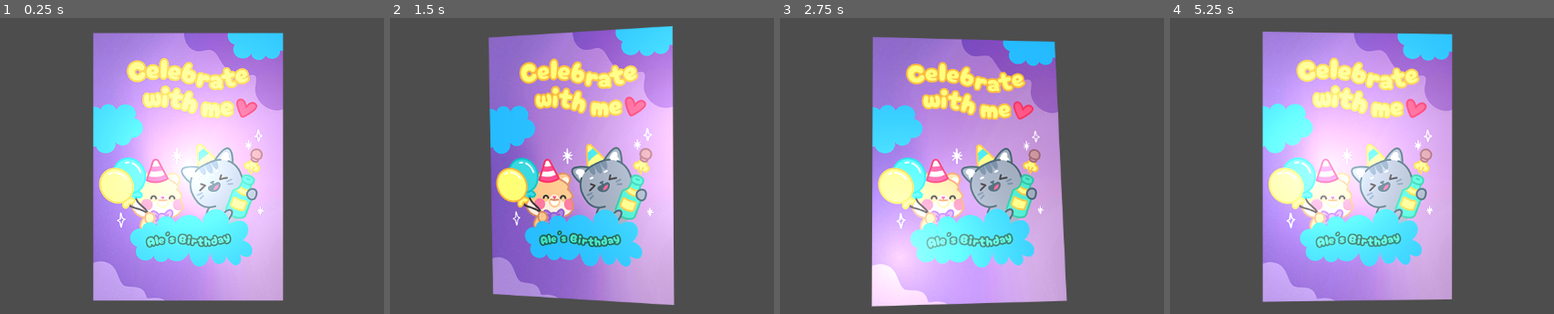
Above: before the commit, frames 1-4 (left to right).
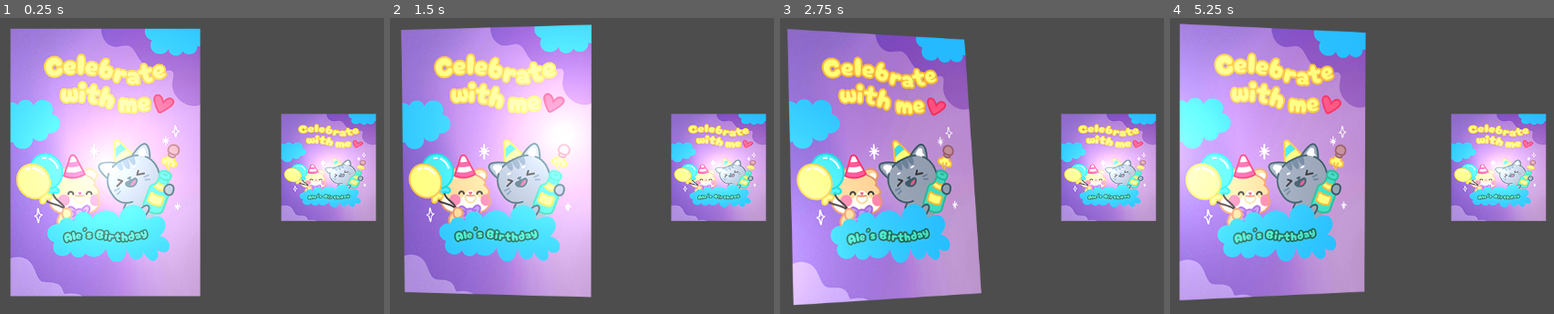
Above: after the commit, the same moments.

Repository: knowercoder/3D-Hover-Shader
Game: Godot game, scene res://Scenes/Hover3D.tscn
Same seed, same stepped clock (60 frames per second), same inputs: the game is played once before the commit and once after it.
Inputs (mouse positions are in pixels of both pictures, inside the frame that each line leads up to):
- Up to frame 1 (0.25 s): no input
- Up to frame 2 (1.5 s): tap Enter at 0.5 s; move the mouse to (735, 148) at 0.52 s; tap Space at 1.25 s; move the mouse to (428, 189) at 1.27 s
- Up to frame 3 (2.75 s): tap Enter at 2 s; move the mouse to (1037, 80) at 2.02 s
- Up to frame 4 (5.25 s): tap Space at 2.75, 4.25 s; move the mouse to (1315, 251) at 2.77 s; tap Enter at 3.5 s; move the mouse to (outside the picture) at 3.52 s; move the mouse to (outside the picture) at 4.27 s; move the mouse to (1388, 168) at 5.02 s

The runs differ from the first frame. In frame 1, 70% of the frame differs, in the area x 2-99%, y 3-96%; in frame 2, 72%, in the area x 2-99%, y 2-97%; in frame 3, 70%; in frame 4, 71%.

Commit message:
Updated shader and files

Diff:
--- a/Scenes/Hover3D.tscn
+++ b/Scenes/Hover3D.tscn
@@ -1,19 +1,32 @@
-[gd_scene load_steps=4 format=3 uid="uid://csg0n6d7u0rvf"]
+[gd_scene load_steps=6 format=3 uid="uid://csg0n6d7u0rvf"]
 
 [ext_resource type="Material" uid="uid://qogifiicrfc7" path="res://Shaders/Hover3D_1.tres" id="1_mew1f"]
-[ext_resource type="Texture2D" uid="uid://bj51tovyuhql7" path="res://Sprites/BirthdayCard.png" id="2_ggyid"]
+[ext_resource type="Texture2D" uid="uid://bj51tovyuhql7" path="res://Sprites/BirthdayCard_500x500.png" id="2_ggyid"]
+[ext_resource type="Texture2D" uid="uid://cmd4us3v3mj73" path="res://Sprites/BirthdayCard_250x200.png" id="2_ghvjy"]
 [ext_resource type="Script" path="res://Scripts/Hover3D.gd" id="3_6glk5"]
+[ext_resource type="Material" uid="uid://bh2i1yoj5octm" path="res://Shaders/Hover3D_2.tres" id="4_vky5w"]
 
 [node name="Node2D" type="Node2D"]
 
 [node name="TextureRect" type="TextureRect" parent="."]
 material = ExtResource("1_mew1f")
-offset_left = 333.0
-offset_top = 71.0
-offset_right = 833.0
-offset_bottom = 571.0
+offset_left = 202.0
+offset_top = 64.0
+offset_right = 702.0
+offset_bottom = 564.0
 texture = ExtResource("2_ggyid")
+script = ExtResource("3_6glk5")
+
+[node name="TextureRect2" type="TextureRect" parent="."]
+material = ExtResource("4_vky5w")
+offset_left = 680.0
+offset_top = 222.0
+offset_right = 930.0
+offset_bottom = 422.0
+texture = ExtResource("2_ghvjy")
 script = ExtResource("3_6glk5")
 
 [connection signal="mouse_entered" from="TextureRect" to="TextureRect" method="_on_mouse_entered"]
 [connection signal="mouse_exited" from="TextureRect" to="TextureRect" method="_on_mouse_exited"]
+[connection signal="mouse_entered" from="TextureRect2" to="TextureRect2" method="_on_mouse_entered"]
+[connection signal="mouse_exited" from="TextureRect2" to="TextureRect2" method="_on_mouse_exited"]
--- a/Scripts/Hover3D.gd
+++ b/Scripts/Hover3D.gd
@@ -9,8 +9,7 @@
 	if event is InputEventMouseMotion and is_mouse_inside:
 		var mouse_position = event.position
 		var relaytive_mouse_position = mouse_position - position
-		material.set_shader_parameter("_mouse", relaytive_mouse_position)
-		material.set_shader_parameter("_resolution", size)
+		material.set_shader_parameter("_mousePos", relaytive_mouse_position)
 
 
 
@@ -19,4 +18,4 @@
 
 func _on_mouse_exited():
 	is_mouse_inside = false
-	material.set_shader_parameter("_mouse", size/2.0)
+	material.set_shader_parameter("_mousePos", size/2.0)
--- a/Shaders/Hover3D.gdshader
+++ b/Shaders/Hover3D.gdshader
@@ -1,23 +1,22 @@
 shader_type canvas_item;
+
+uniform float _tilt_Scale = 0.5;
+uniform bool _isSpecularLight = false;
+uniform float _speularLightIntensity = 0.5;
+uniform float _speularLightPower = 3.0;
+uniform vec2 _mousePos;
 
 varying vec2 texCoord;
 varying float fragPerspective;
 varying vec2 mouseoffset;
 
-uniform float _tilt_Scale = 0.5;
-uniform bool _isSpecularLight = false;
-uniform float _speularLightIntensity = 0.5;
-uniform float _speularLightPower = 2.0;
-uniform vec2 _resolution;// texture resolution
-uniform vec2 _mouse;
-
 void vertex() {
     // Normalize texture coordinates
-    texCoord = VERTEX.xy / _resolution;
+    texCoord = VERTEX.xy * TEXTURE_PIXEL_SIZE;
 
     // Center the coordinates around the origin
     vec2 centeredCoord = texCoord - vec2(0.5, 0.5);
-	vec2 mouse_centered = (_mouse / _resolution) * 2.0 - 1.0;
+	vec2 mouse_centered = (_mousePos * TEXTURE_PIXEL_SIZE) * 2.0 - 1.0;
 	mouseoffset = mouse_centered / 2.0;
 
     // Rotation matrices around the x, y, and z axes
@@ -57,10 +56,11 @@
 
     // Transform back to screen coordinates
     vec2 screenPosition = transformedCoord.xy + vec2(0.5, 0.5);
-    VERTEX = screenPosition * _resolution;
+    VERTEX = screenPosition / TEXTURE_PIXEL_SIZE;
 }
 
 void fragment() {
+	//perspective correction of UV
     vec2 finalTexCoord = texCoord / fragPerspective;
     vec4 texColor = texture(TEXTURE, finalTexCoord);
 
--- a/Shaders/Hover3D_1.tres
+++ b/Shaders/Hover3D_1.tres
@@ -8,5 +8,4 @@
 shader_parameter/_isSpecularLight = true
 shader_parameter/_speularLightIntensity = 0.5
 shader_parameter/_speularLightPower = 3.0
-shader_parameter/_resolution = Vector2(500, 500)
-shader_parameter/_mouse = Vector2(250, 250)
+shader_parameter/_mousePos = Vector2(250, 250)
--- /dev/null
+++ b/Shaders/Hover3D_2.tres
@@ -0,0 +1,11 @@
+[gd_resource type="ShaderMaterial" load_steps=2 format=3 uid="uid://bh2i1yoj5octm"]
+
+[ext_resource type="Shader" path="res://Shaders/Hover3D.gdshader" id="1_gtxdh"]
+
+[resource]
+shader = ExtResource("1_gtxdh")
+shader_parameter/_tilt_Scale = 0.2
+shader_parameter/_isSpecularLight = true
+shader_parameter/_speularLightIntensity = 0.5
+shader_parameter/_speularLightPower = 5.0
+shader_parameter/_mousePos = Vector2(125, 100)
Binary file added: Sprites/BirthdayCard_250x200.png
Not shown, added: Sprites/BirthdayCard_250x200.png.import
Renamed: Sprites/BirthdayCard.png -> Sprites/BirthdayCard_500x500.png
Not shown, changed: Sprites/BirthdayCard_500x500.png.import
